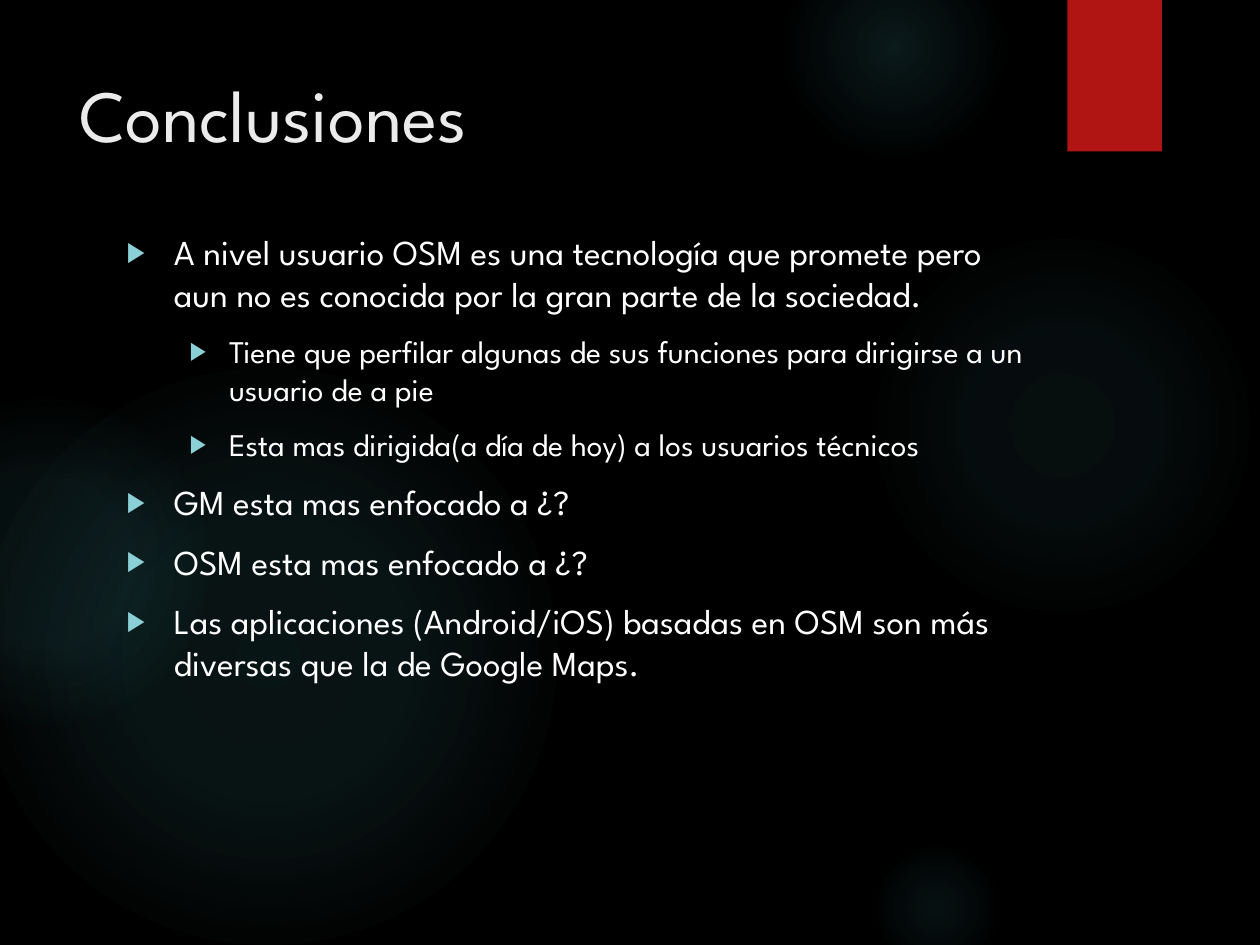
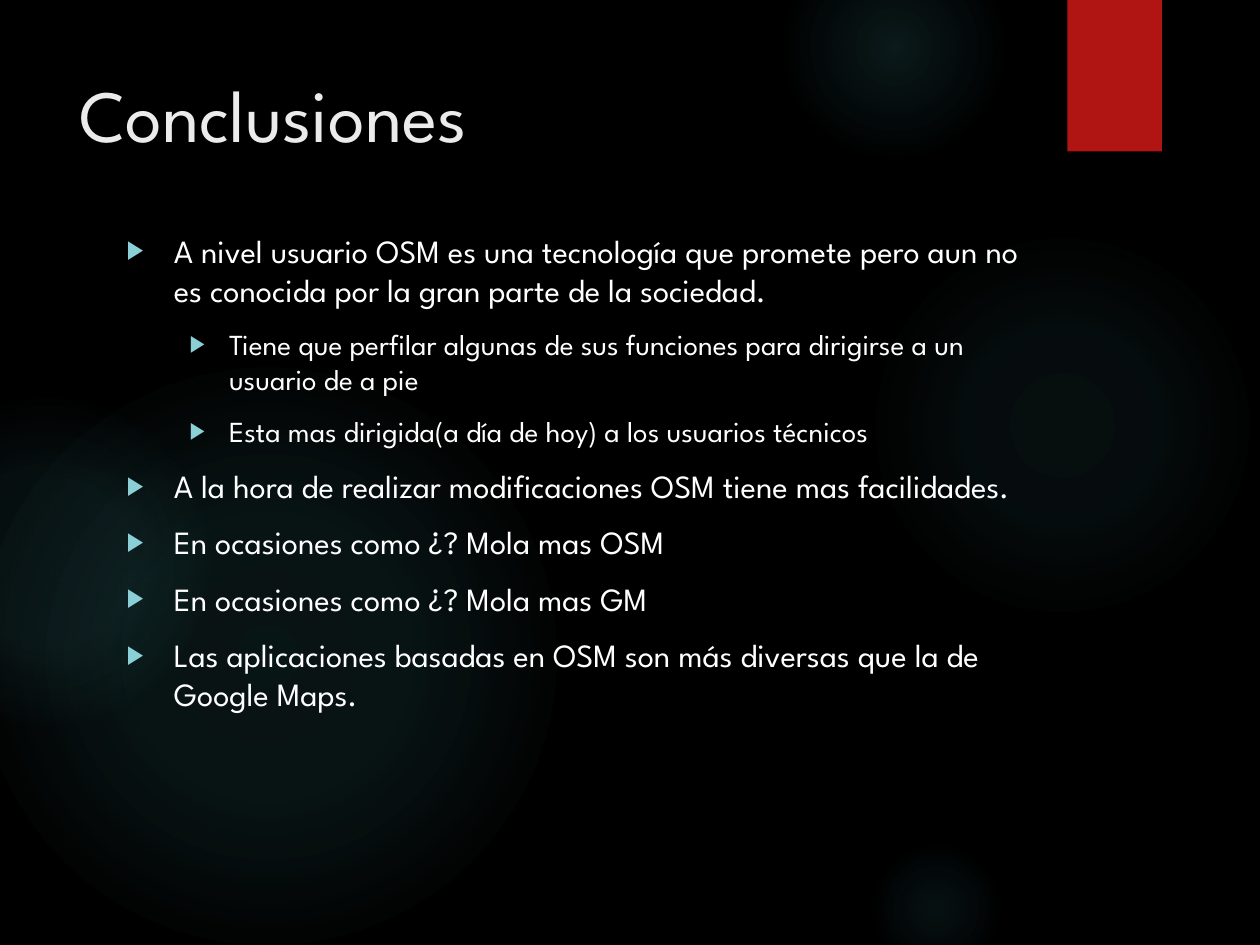
Before and after one commit to WinterUAH/TG2, a slide deck: slide 19 of PPT_final.pptx. Drawn at 1260x945 pixels with LibreOffice and Linux fonts; fonts in the diff are those of the drawing; background and template pictures are left out. Boxes give left, top, right and bottom in pixels: in the first picture for what was removed or moved away, otherwise in the second. Text is boxed around its words. In the diff, an @@ line names an element or a change of style, - is before the commit and + after.

Commit message:
Added files via upload
realice el commit correctamente

```diff
--- a/PPT_final.pptx
+++ b/PPT_final.pptx
@@ text at (x1=174, y1=240, x2=1019, y2=449): size 20 to 18.5 pt in "A nivel usuario OSM es una tecnología ..."; size 18 to 16.6 pt in "Tiene que perfilar algunas de sus funciones ...", "Esta mas dirigida(a día de hoy) a ..." @@
@@ text at (x1=174, y1=475, x2=1009, y2=713): text changed; size 20 to 18.5 pt @@
-▶ GM esta mas enfocado a ¿?
-▶ OSM esta mas enfocado a ¿?
-▶ Las aplicaciones (Android/iOS) basadas en OSM son más diversas que la de Google Maps.
+▶ A la hora de realizar modificaciones OSM tiene mas facilidades.
+▶ En ocasiones como ¿? Mola mas OSM
+▶ En ocasiones como ¿? Mola mas GM
+▶ Las aplicaciones basadas en OSM son más diversas que la de Google Maps.
```
